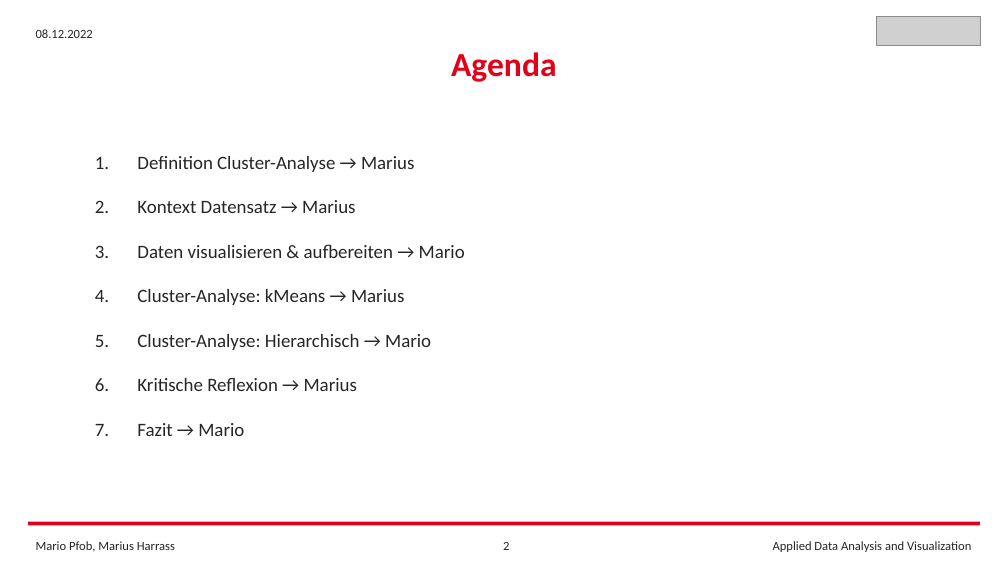
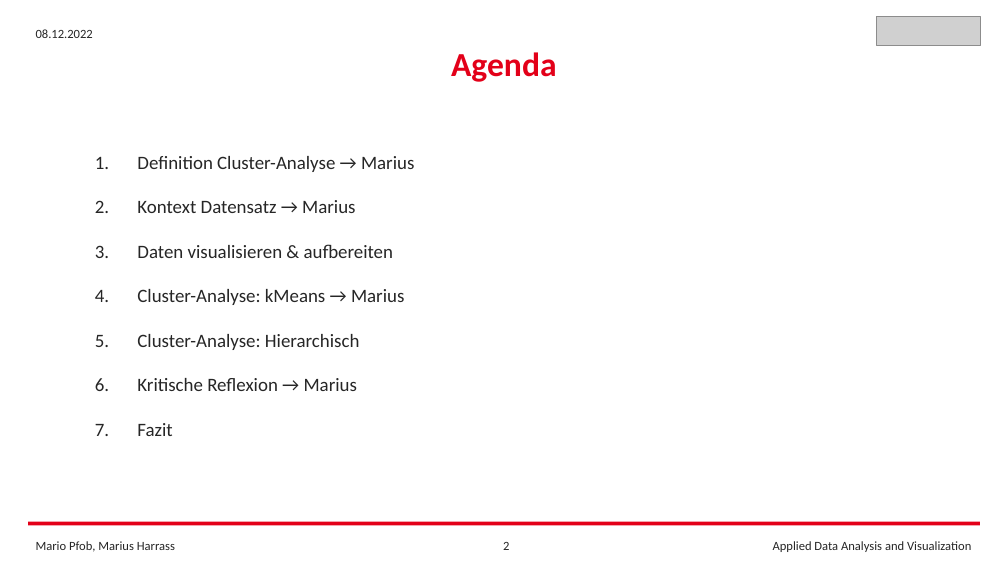
Before and after one commit to FrankCastlepancakes/ClusteringScikitLearn, a slide deck: slide 2 of Clustering_Scikit_Learn.pptx. Drawn at 1008x567 pixels with LibreOffice and Linux fonts; fonts in the diff are those of the drawing; grey boxes stand for pictures. Boxes give left, top, right and bottom in pixels: in the first picture for what was removed or moved away, otherwise in the second. Text is boxed around its words. In the diff, an @@ line names an element or a change of style, - is before the commit and + after.

```diff
--- a/Clustering_Scikit_Learn.pptx
+++ b/Clustering_Scikit_Learn.pptx
@@ text at <box>137,244,393,258</box>: text changed @@
-3. Daten visualisieren & aufbereiten → Mario
+3. Daten visualisieren & aufbereiten
@@ text at <box>137,334,360,350</box>: text changed @@
-5. Cluster-Analyse: Hierarchisch → Mario
+5. Cluster-Analyse: Hierarchisch
@@ text at <box>137,423,172,436</box>: text changed @@
-7. Fazit → Mario
+7. Fazit
```
Also in this commit, not shown: 6 other slides changed, 9 slides added, 2 other files.
